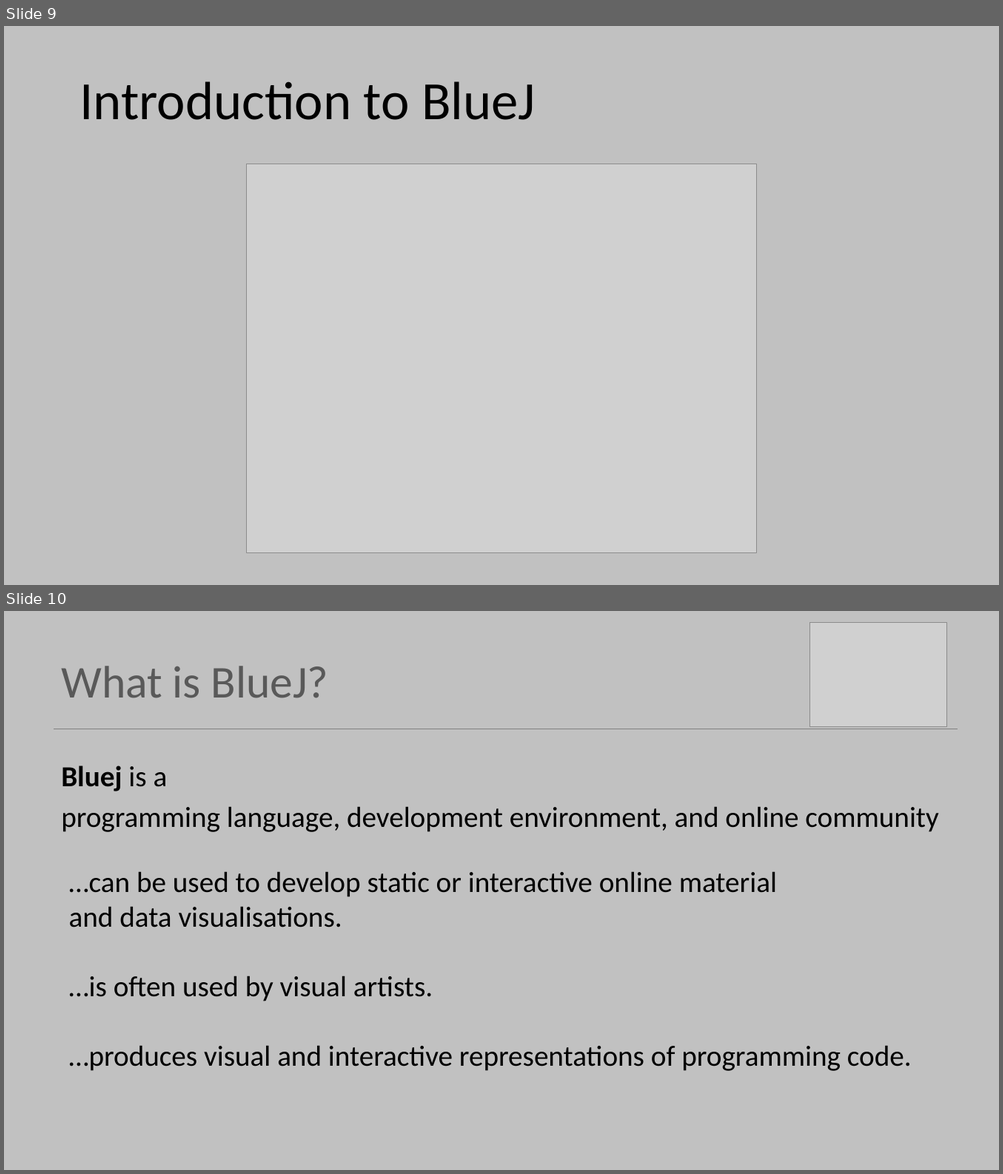
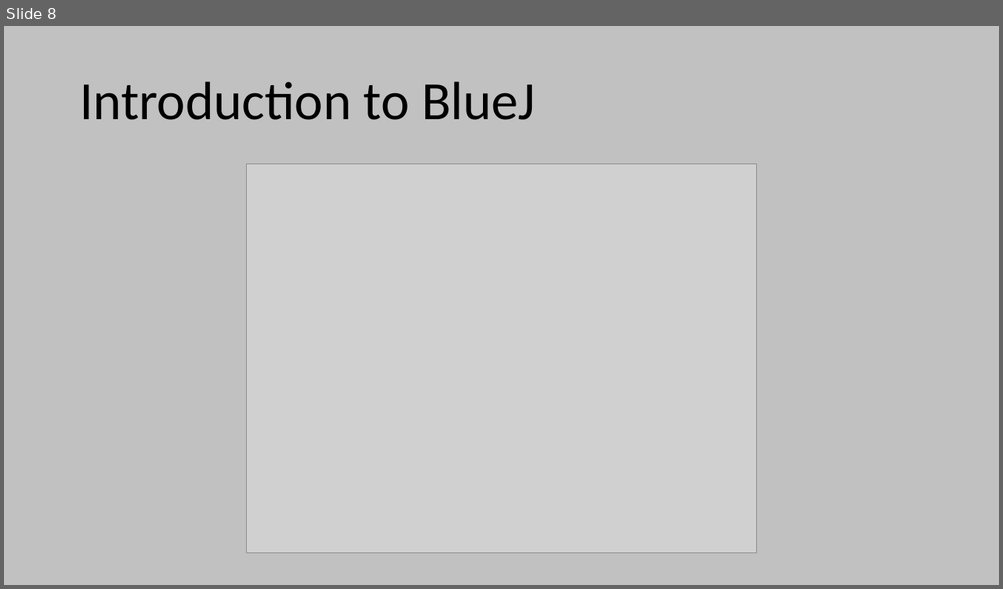
Before and after one commit to Programming-Fundamentals-SETU/prog-fund-1-sept-25, a slide deck: topic00-induction/unit-1/talk-1/a-intro-to-programming.pptx. Shown one above the other, each under a label of ours: slides 9 and 10 before the commit, slide 8 after it. The pictures are 1003x1174 and 1003x589 pixels, drawn with LibreOffice and Linux fonts; fonts in the diff are those of the drawing; grey boxes stand for pictures. Boxes give left, top, right and bottom in pixels: in the first picture for what was removed or moved away, otherwise in the second. Text is boxed around its words. In the diff, an @@ line names an element or a change of style, - is before the commit and + after.

```diff
--- a/topic00-induction/unit-1/talk-1/a-intro-to-programming.pptx
+++ b/topic00-induction/unit-1/talk-1/a-intro-to-programming.pptx
@@ slide 10 removed at (4,611,999,1170), background #C1C1C1 @@
@@ picture removed at (810,622,946,726) @@
@@ title removed at (61,666,329,698) @@
-What is BlueJ?
@@ line removed from (54, 729) to (958, 729) @@
@@ text removed at (61,766,938,832) @@
-Bluej is a
-programming language, development environment, and online community
@@ text removed at (69,871,911,1071) @@
-  …can be used to develop static or interactive online material
-  and data visualisations.
-  …is often used by visual artists.
-  …produces visual and interactive representations of programming code.
@@ what was slide 9 is now slide 8 @@
```
Also in this commit, not shown: 2 slides changed, 3 slides added, 4 other slides removed, 5 other files.
